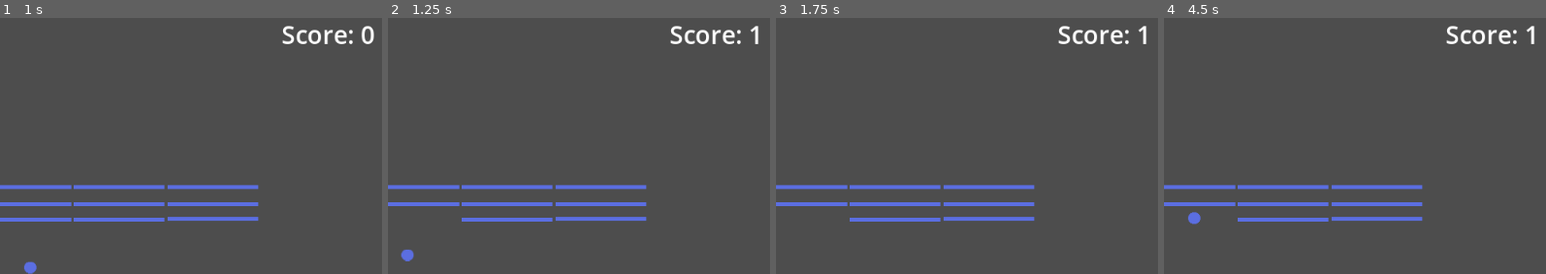
Above: before the commit, frames 1-4 (left to right).
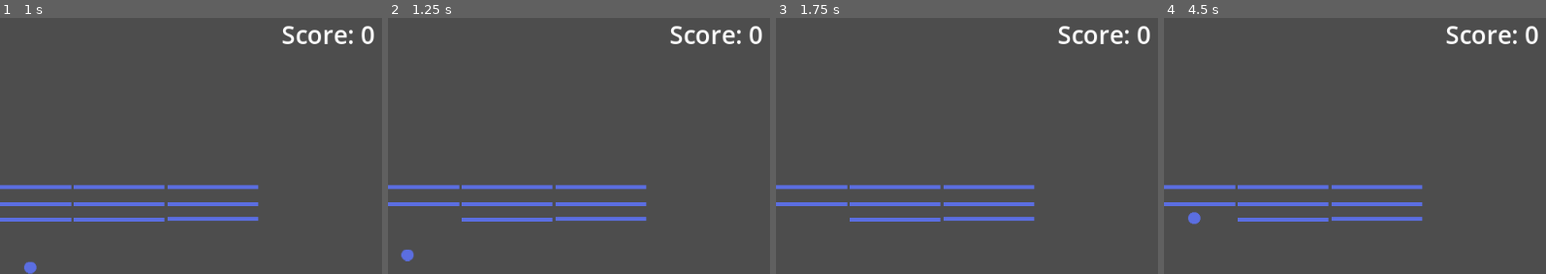
Above: after the commit, the same moments.

Repository: Dripcoding/godot-breakout2d
Game: Godot game, scene res://scenes/main.tscn
Same seed, same stepped clock (60 frames per second), same inputs: the game is played once before the commit and once after it.
Inputs (mouse positions are % of the whole screen's width and height, from its top left):
- Up to frame 1 (1 s): click (0, 1) at 0.5 s
- Up to frame 2 (1.25 s): no input
- Up to frame 3 (1.75 s): click (0, 1) at 1.25 s
- Up to frame 4 (4.5 s): tap Enter at 2 s; hold Right (move_right) 2.03-2.78 s; hold Left (move_left) 2.78-3.53 s; hold Right (move_right) from 3.53 s (still down)
The pictures show only the part of the screen within x 47-97%, y 3-53%; the shares and areas given below are measured in that part.

Frame 1 is identical in both runs. In frame 2, 0.2% of the frame differs, in the area x 94-98%, y 3-11%; in frame 3, 0.2%; in frame 4, 0.2%.

Commit message:
clean up

Diff:
--- a/code/ball.gd
+++ b/code/ball.gd
@@ -1,7 +1,5 @@
 extends RigidBody2D
 
-
-signal score
 
 @export var brick_collision_rotation: float = 60
 @export var player_collision_rotation: float = 60
@@ -35,7 +33,6 @@
 	if body.is_in_group('brick'):
 		body.queue_free()
 		collided_with_brick = true
-		score.emit()
 	elif body.is_in_group('wall'):
 		collided_with_wall = true
 
--- a/scenes/main.tscn
+++ b/scenes/main.tscn
@@ -73,6 +73,5 @@
 offset_right = 8.0
 offset_bottom = 8.0
 
-[connection signal="score" from="Ball" to="Hud" method="_on_ball_score"]
 [connection signal="body_entered" from="OutOfBoundsArea" to="Ball" method="_on_ball_out_of_bounds"]
 [connection signal="body_entered" from="OutOfBoundsArea" to="Hud" method="_on_ball_out_of_bounds"]
